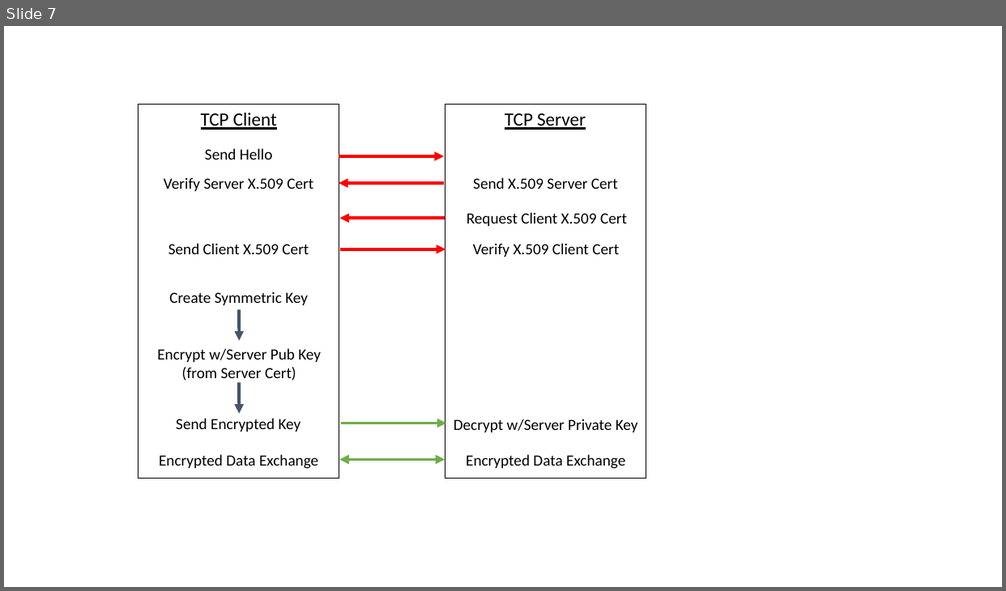
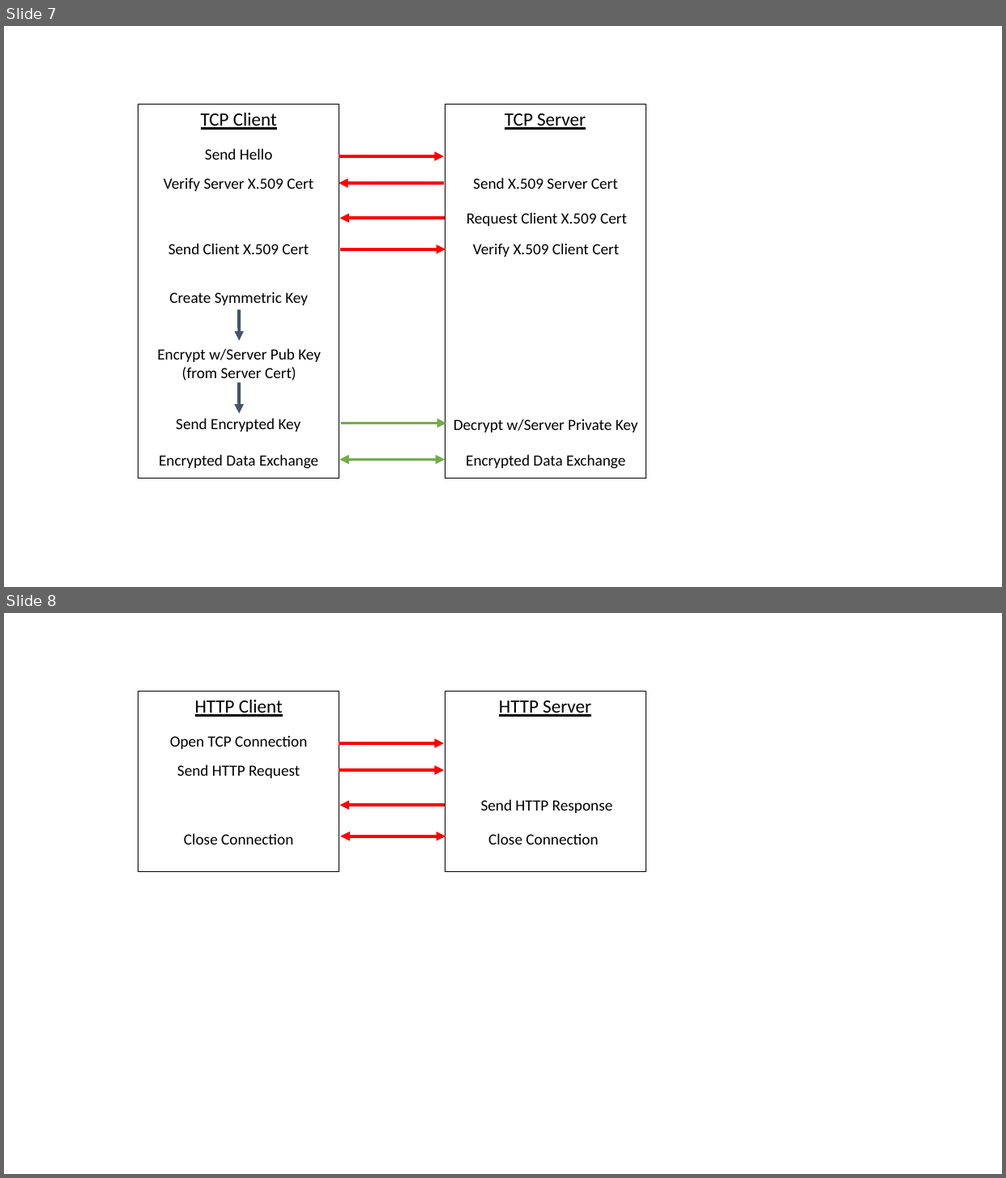
Before and after one commit to iotexpert/WW101, a slide deck: labmanual/misc/drawings.pptx. Shown one above the other, each under a label of ours: slide 7 before the commit, slides 7 and 8 after it. The pictures are 1006x591 and 1006x1178 pixels, drawn with LibreOffice and Linux fonts; fonts in the diff are those of the drawing. Boxes give left, top, right and bottom in pixels: in the first picture for what was removed or moved away, otherwise in the second. Text is boxed around its words. In the diff, an @@ line names an element or a change of style, - is before the commit and + after.

```diff
--- a/labmanual/misc/drawings.pptx
+++ b/labmanual/misc/drawings.pptx
@@ slide 8 added at bbox=[4, 613, 1002, 1174], background #FFFFFF @@
@@ group added at bbox=[138, 691, 646, 871]: 5 texts, 3 arrows, 2 rectangles, 1 double arrow @@
+HTTP Client
+HTTP Server
+Open TCP Connection
+Send HTTP Request
+Send HTTP Response
+Close Connection
+Close Connection
```
Also in this commit, not shown: 2 other files.
